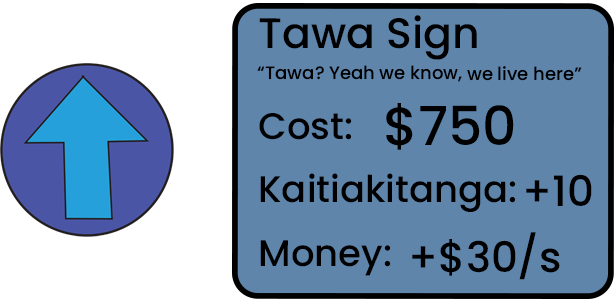
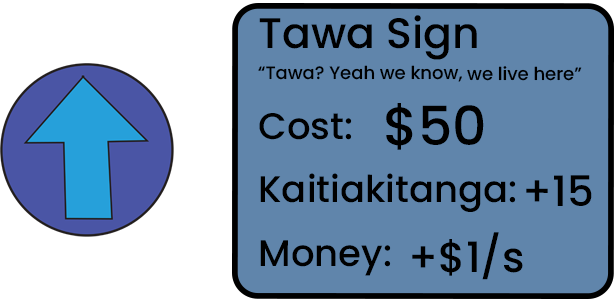
Layers edited between the first and the second 614x302 image:
added group "Tawa sign" with 5 layers above "New World" over <box>258,15,592,280</box>
moved "Building Name" (3rd of 8, in "Tawa sign") into group "Tawa sign", painted on it over <box>276,15,476,60</box>
moved "Caption" (3rd of 8, in "Tawa sign") into group "Tawa sign", painted on it over <box>257,38,581,82</box>
moved "cost" (3rd of 8, in "Tawa sign") into group "Tawa sign", painted on it over <box>386,105,484,146</box>
added layer "Moneyincrease" (5th of 16, in "Tawa sign") in group "Tawa sign" over <box>543,175,592,206</box>
added layer "Moneyincrease" (6th of 16, in "Tawa sign") in group "Tawa sign" over <box>429,232,523,280</box>
renamed "Water Treatment" to "Water treatment", hid the group it (5 layers), moved it above "Cost:" over <box>257,15,592,280</box>
painted on "Building Name" (8th of 8, in "Water treatment") over <box>257,15,506,76</box>
painted on "Caption" (8th of 8, in "Water treatment") over <box>257,65,581,82</box>
painted on "cost" (8th of 8, in "Water treatment") over <box>386,105,514,146</box>
painted on "Moneyincrease" (15th of 16, in "Water treatment") over <box>543,174,592,206</box>
painted on "Moneyincrease" (16th of 16, in "Water treatment") over <box>429,232,560,280</box>
